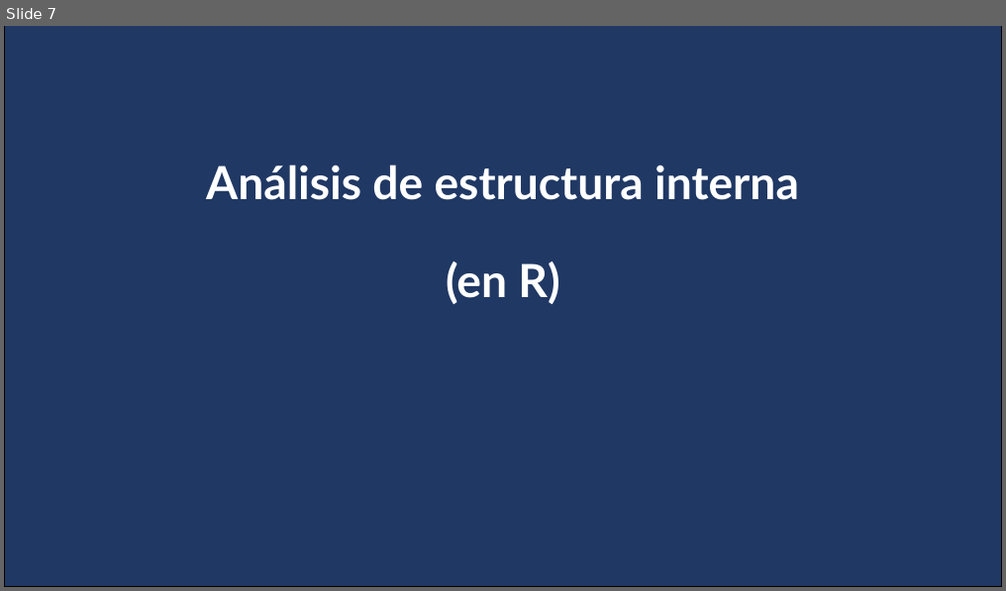
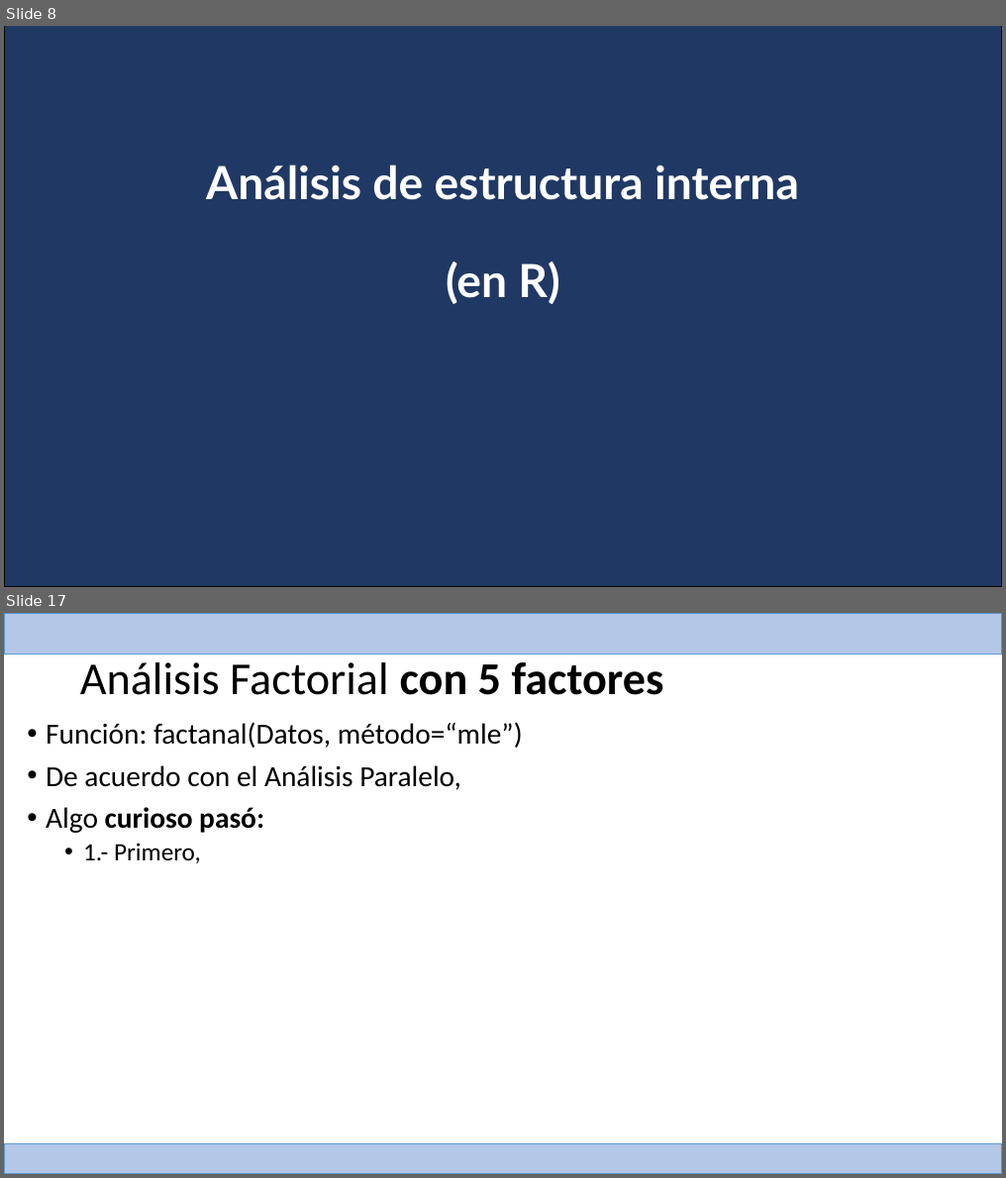
Before and after one commit to Adrifelcha/afchavez-019, a slide deck: RIMEDIE/Mat09_2015/Assessing the Model/Reporte_Resumen_Indices_TCT_AFC_AFE_MAT09.pptx. Shown one above the other, each under a label of ours: slide 7 before the commit, slides 8 and 17 after it; the slides between them are not shown. The pictures are 1006x591 and 1006x1178 pixels, drawn with LibreOffice and Linux fonts; fonts in the diff are those of the drawing. Boxes give left, top, right and bottom in pixels: in the first picture for what was removed or moved away, otherwise in the second. Text is boxed around its words. In the diff, an @@ line names an element or a change of style, - is before the commit and + after.

```diff
--- a/RIMEDIE/Mat09_2015/Assessing the Model/Reporte_Resumen_Indices_TCT_AFC_AFE_MAT09.pptx
+++ b/RIMEDIE/Mat09_2015/Assessing the Model/Reporte_Resumen_Indices_TCT_AFC_AFE_MAT09.pptx
@@ slide 17 added at [4, 613, 1002, 1174], background #FFFFFF @@
@@ rectangle added at [4, 613, 1002, 655], fill #B4C7E7, outline #5B9BD5 1 pt @@
@@ title added at [80, 663, 664, 695], 44 pt, text #000000 @@
+Análisis Factorial con 5 factores
@@ text added at [46, 722, 523, 863], 28 pt, text #000000 @@
+• Función: factanal(Datos, método=“mle”)
+• De acuerdo con el Análisis Paralelo,
+• Algo curioso pasó:
+  • 1.- Primero,
@@ rectangle added at [4, 1145, 1002, 1174], fill #B4C7E7, outline #5B9BD5 1 pt @@
@@ what was slide 7 is now slide 8 @@
```
Also in this commit, not shown: 1 slide changed, 12 other slides added, 4 slides removed, 4 other files.
